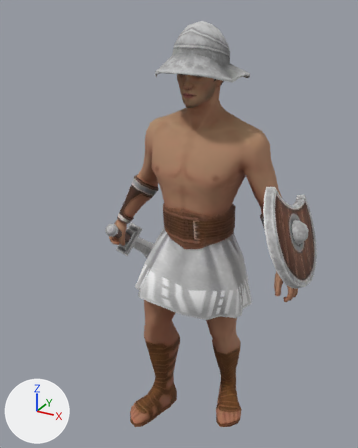
Renders of the glTF model public/assets/unit-models/20-murmillo.glb from each side of a commit.
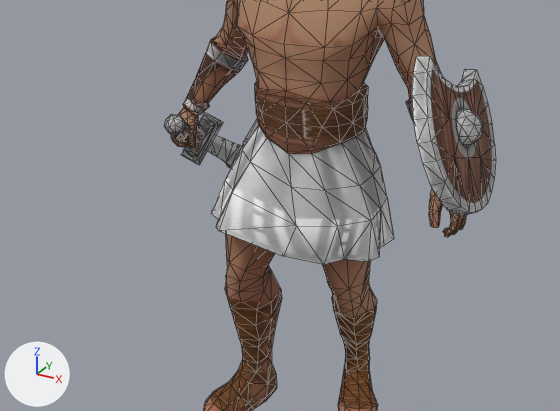
Old and new are each drawn whole from a 50 mm lens placed at (1.01, -1.98, 2.17), pointed at (-0.08, 0.0, 1.18) and again close up on the part from 0% to 100% of the width and 34% to 92% of the height. The lights are fixed; the arrows at lower left show +X, +Y and +Z. The first two pictures are the older version. The close-ups show mesh edges as thin lines. Vertices at exactly the same position are counted once.
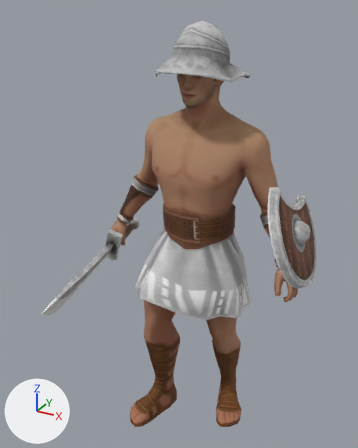
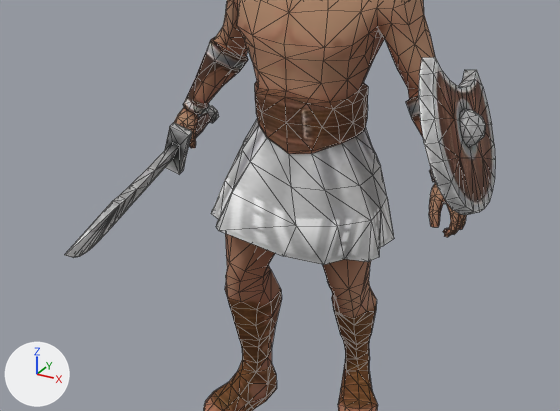
Changed parts and their boxes (x1, y1, x2, y2) in the close-ups (560 x 411 px; the box of a moved part takes in the faces that stretch with it):
'Mesh_0', reshaped: before (165, 0, 496, 411); after (65, 0, 495, 411)
part 1 of me_mesh_0, moved or reshaped: before (165, 113, 241, 168); after (65, 105, 219, 257)
part 2 of me_mesh_0, moved or reshaped: before (412, 56, 496, 216); after (418, 57, 495, 215)
part 3 of me_mesh_0, moved or reshaped: before (457, 109, 483, 147); after (460, 109, 486, 147)

The change, as a diff of the scene's bpy script:
```diff
--- a/public/assets/unit-models/20-murmillo.glb.py
+++ b/public/assets/unit-models/20-murmillo.glb.py
@@ me_mesh_0 @@
 # used by ob_mesh_0; location = (0.0, 0.0, 0.0)
-me_mesh_0.from_pydata(...)  # 1474 vertices, 2898 faces; spans x -0.59..0.58, y -0.25..0.64, z 0.0..2.11
+me_mesh_0.from_pydata(...)  # 1474 vertices, 2898 faces; spans x -0.54..0.58, y -0.69..0.34, z 0.0..2.11
+# me_mesh_0 part 1: the loose piece of 96 vertices spanning x -0.59..-0.42, y -0.09..0.64, z 0.52..1.12 is multiplied about its middle by the matrix ((0.814, -0.119, -0.568), (0.294, -0.759, 0.581), (-0.5, -0.64, -0.583)), then moved by (0.08, -0.5, 0.17)
+# me_mesh_0 part 2: the loose piece of 68 vertices spanning x 0.37..0.58, y -0.2..0.32, z 0.99..1.47 is multiplied about its middle by the matrix ((0.999, -0.035, 0.014), (0.035, 0.999, 0.001), (-0.014, -0.001, 1.0)), then moved by (0.0, 0.02, -0.01)
+# me_mesh_0 part 3: the loose piece of 29 vertices spanning x 0.47..0.55, y 0.0..0.12, z 1.18..1.29 is moved by (0.0, 0.02, -0.01)
 me_mesh_0.materials.append(mat_material_0)
```
